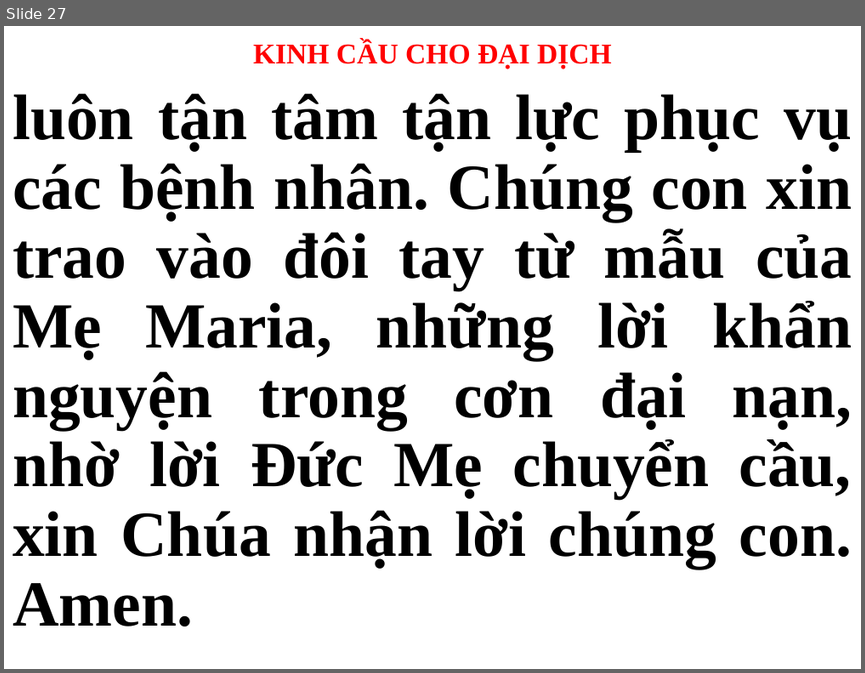
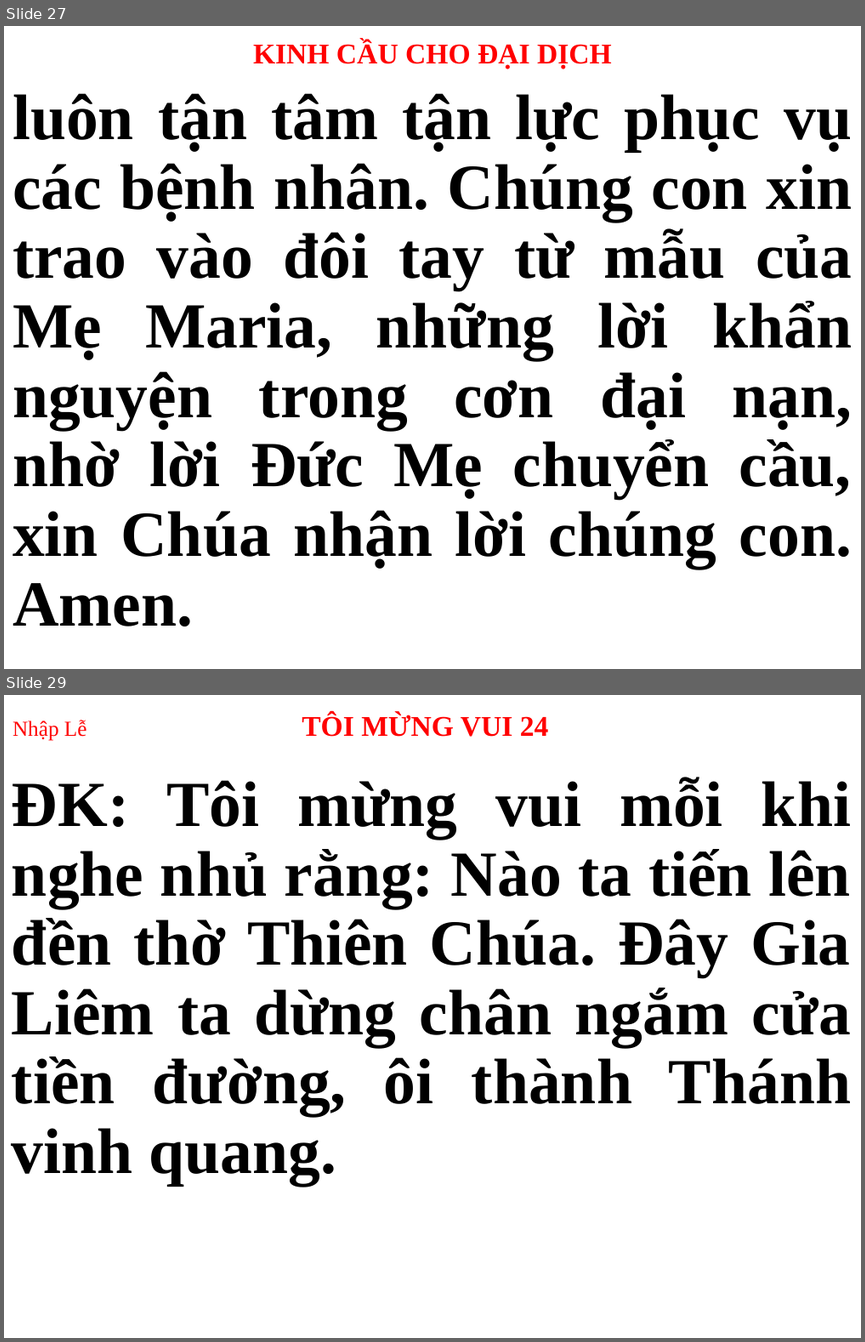
Before and after one commit to webfullstack99/usb-songs, a slide deck: CN.pptx. Shown one above the other, each under a label of ours: slide 27 before the commit, slides 27 and 29 after it; the slides between them are not shown. The pictures are 865x673 and 865x1342 pixels, drawn with LibreOffice and Linux fonts; fonts in the diff are those of the drawing. Boxes give left, top, right and bottom in pixels: in the first picture for what was removed or moved away, otherwise in the second. Text is boxed around its words. In the diff, an @@ line names an element or a change of style, - is before the commit and + after.

```diff
--- a/CN.pptx
+++ b/CN.pptx
@@ slide 29 added at bbox=[4, 695, 861, 1338], background #FFFFFF @@
@@ title added at bbox=[12, 713, 549, 741], 24 pt, text #FF0000, bold @@
+Nhập Lễ TÔI MỪNG VUI 24
@@ subtitle added at bbox=[12, 777, 851, 1185], 54 pt, text #000000, bold @@
+ĐK: Tôi mừng vui mỗi khi nghe nhủ rằng: Nào ta tiến lên đền thờ Thiên Chúa. Đây Gia Liêm ta dừng chân ngắm cửa tiền đường, ôi thành Thánh vinh quang.
```
Also in this commit, not shown: 2 slides changed, 43 other slides added, 31 slides removed.
